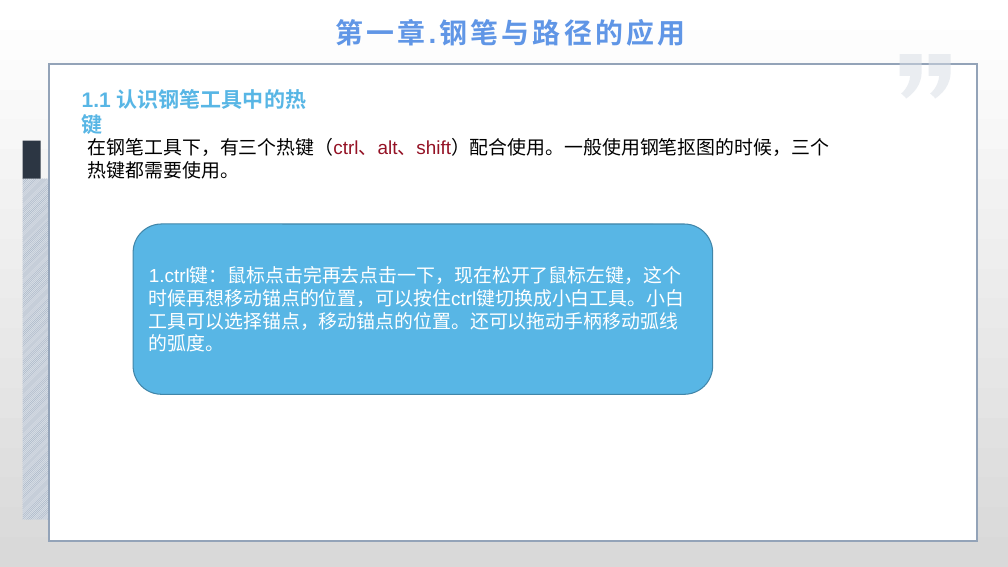
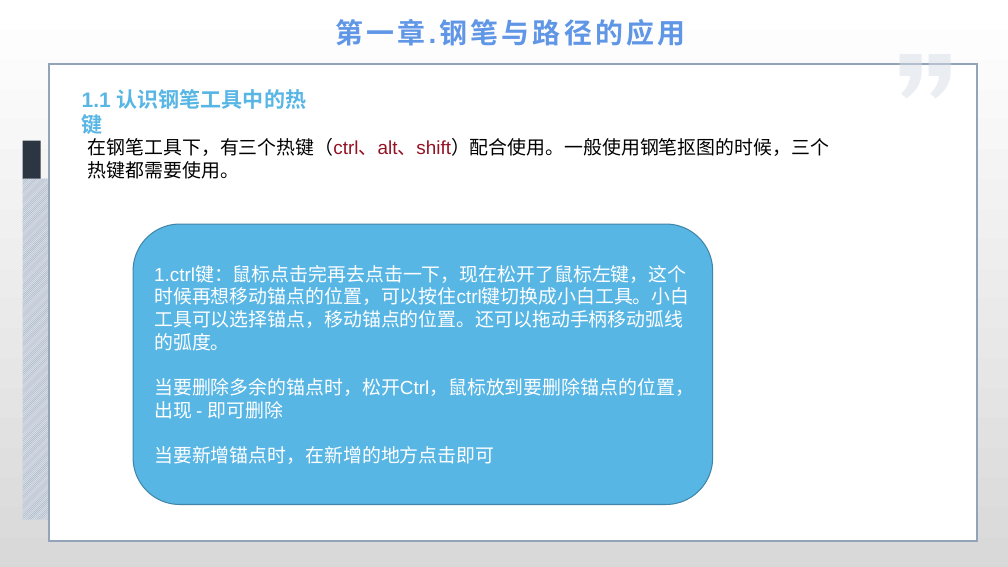
Before and after one commit to cckmit/typora-note, a slide deck: slide 3 of 计算机基础知识/ps/Photoshop第6章.pptx. Drawn at 1008x567 pixels with LibreOffice and Linux fonts; fonts in the diff are those of the drawing. Boxes give left, top, right and bottom in pixels: in the first picture for what was removed or moved away, otherwise in the second. Text is boxed around its words. In the diff, an @@ line names an element or a change of style, - is before the commit and + after.

```diff
--- a/计算机基础知识/ps/Photoshop第6章.pptx
+++ b/计算机基础知识/ps/Photoshop第6章.pptx
@@ rounded rectangle "1.ctrl键：鼠标点击完再去点击一下，现在松开了鼠标左键，这个时候再想移动锚点的位置，可以按住ctrl键切换成小白工具 ...": place and size @@
-rounded rectangle "1.ctrl键：鼠标点击完再去点击一下，现在松开了鼠标左键，这个时候再想移动锚点的位置，可以按住ctrl键切换成小白工具 ..." at [133,224,713,394]
+rounded rectangle "1.ctrl键：鼠标点击完再去点击一下，现在松开了鼠标左键，这个时候再想移动锚点的位置，可以按住ctrl键切换成小白工具 ..." at [133,224,713,504]
@@ text in rounded rectangle at [154,378,694,464]: paragraphs added @@
+当要删除多余的锚点时，松开Ctrl，鼠标放到要删除锚点的位置，出现 - 即可删除
+当要新增锚点时，在新增的地方点击即可
```
Also in this commit, not shown: 9 other slides changed, 1 slide added, 2 slides removed, 4 other files.
